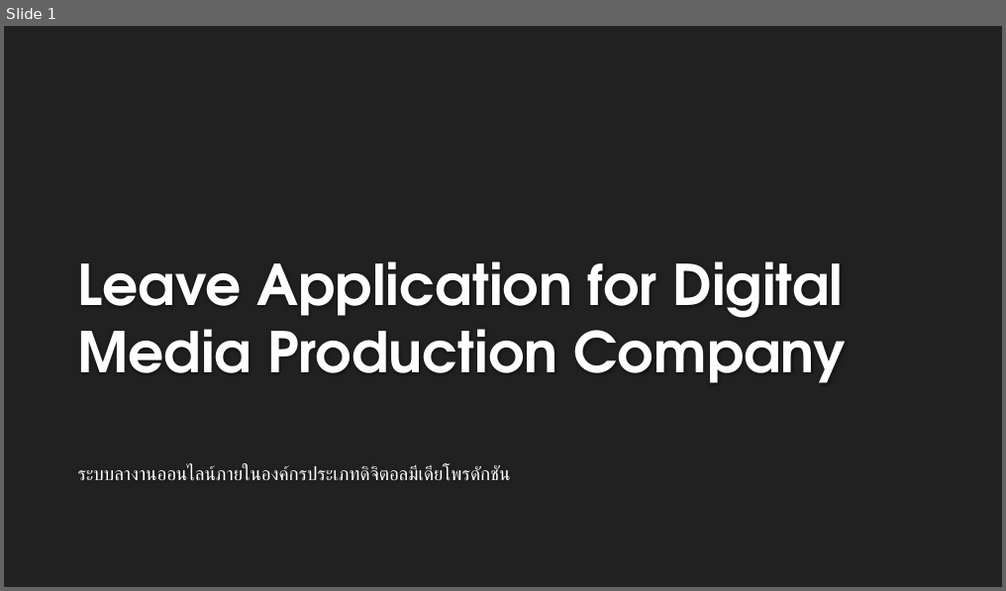
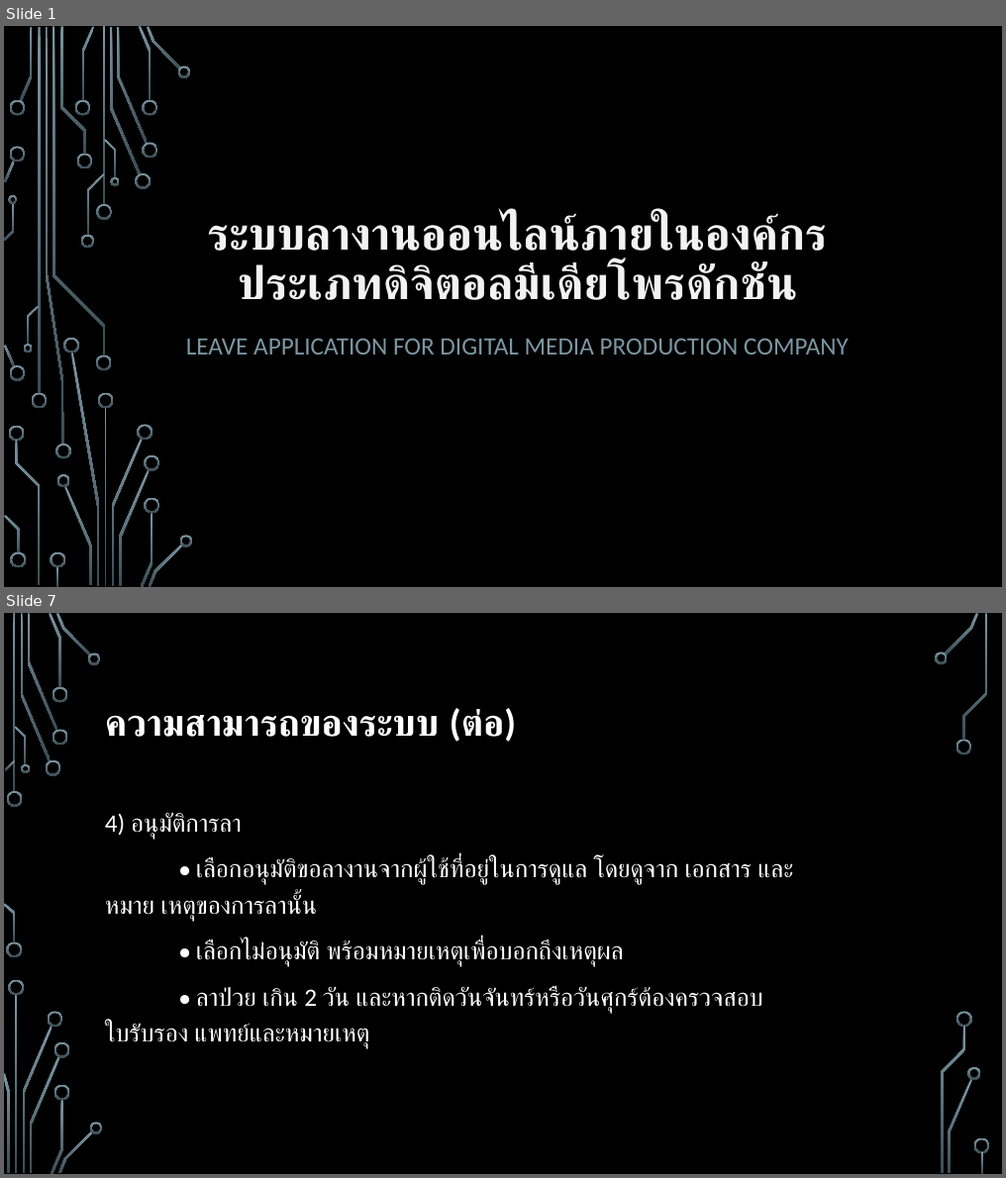
Before and after one commit to MrFermz/leaveAppDoc, a slide deck: Present/master.pptx. Shown one above the other, each under a label of ours: slide 1 before the commit, slides 1 and 7 after it; the slides between them are not shown. The pictures are 1006x591 and 1006x1178 pixels, drawn with LibreOffice and Linux fonts; fonts in the diff are those of the drawing; background and template pictures are left out. Boxes give left, top, right and bottom in pixels: in the first picture for what was removed or moved away, otherwise in the second. Text is boxed around its words. In the diff, an @@ line names an element or a change of style, - is before the commit and + after.

```diff
--- a/Present/master.pptx
+++ b/Present/master.pptx
@@ slide 7 added at box(4, 613, 1002, 1174), background picture (left out) @@
@@ title added at box(105, 708, 516, 742), 36 pt, text #FFFFFF, bold @@
+ความสามารถของระบบ (ต่อ)
@@ text added at box(105, 812, 793, 1049), 24 pt, text #FFFFFF @@
+4) อนุมัติการลา
+• เลือกอนุมัติขอลางานจากผู้ใช้ที่อยู่ในการดูแล โดยดูจาก เอกสาร และ หมาย เหตุของการลานั้น
+• เลือกไม่อนุมัติ พร้อมหมายเหตุเพื่อบอกถึงเหตุผล
+• ลาป่วย เกิน 2 วัน และหากติดวันจันทร์หรือวันศุกร์ต้องครวจสอบ ใบรับรอง แพทย์และหมายเหตุ
@@ group added at box(4, 613, 990, 1174): 33 freeform shapes, 3 rectangles @@
@@ slide 1 changed as well @@
@@ background #212121 to picture (left out) @@
@@ title "ระบบลางานออนไลน์ภายในองค์กรประเภทดิจิตอลมีเดียโพรดักชัน": place and size @@
-title "ระบบลางานออนไลน์ภายในองค์กรประเภทดิจิตอลมีเดียโพรดักชัน" at box(78, 466, 511, 481)
+title "ระบบลางานออนไลน์ภายในองค์กรประเภทดิจิตอลมีเดียโพรดักชัน" at box(207, 214, 827, 300)
@@ title "ระบบลางานออนไลน์ภายในองค์กรประเภทดิจิตอลมีเดียโพรดักชัน" at box(207, 214, 827, 300): size 18 to 44 pt, text colour #FFFFFF to #F2F2F2, bold on; alignment left to centre; line spacing 1 to 0.9; less space between paragraphs; vertical alignment top to bottom @@
@@ subtitle "LEAVE APPLICATION FOR DIGITAL MEDIA ..." at box(186, 338, 848, 355): vertical alignment bottom to top @@
@@ subtitle at box(186, 338, 848, 355): text changed; size 54 to 24 pt; font TeX Gyre Adventor to Calibri; text colour #FEFEFE to #7C96A3; bold off @@
-Leave Application for Digital Media Production Company
+LEAVE APPLICATION FOR DIGITAL MEDIA PRODUCTION COMPANY
@@ group added at box(4, 26, 193, 587): 50 freeform shapes, 4 rectangles @@
```
Also in this commit, not shown: 15 other slides added, 1 slide removed, 8 other files.
